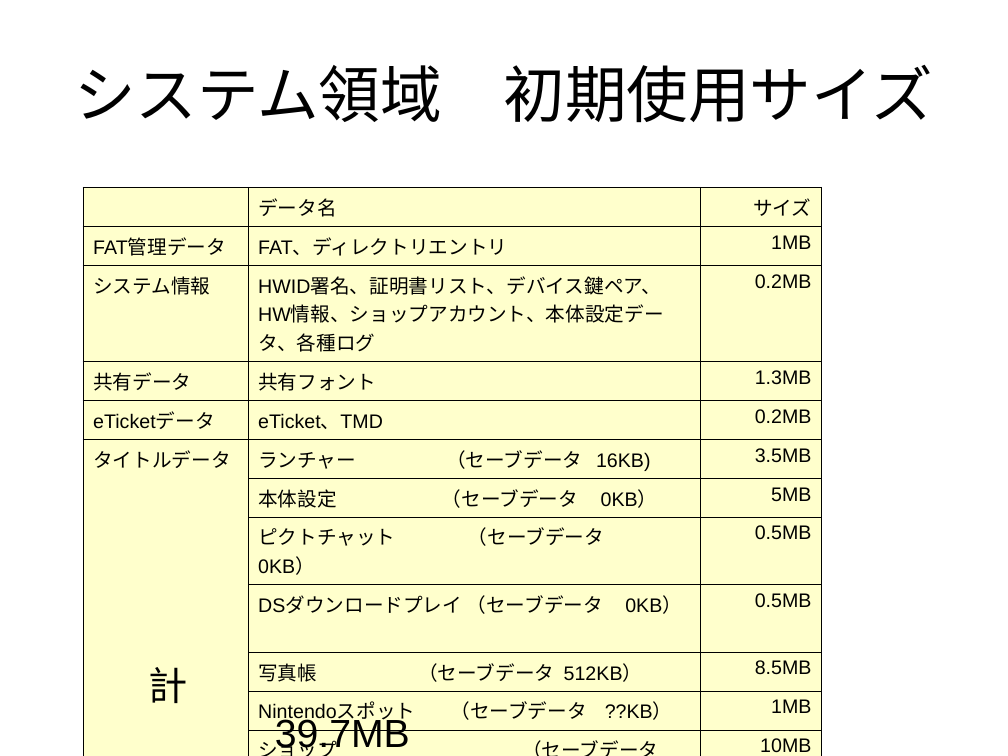
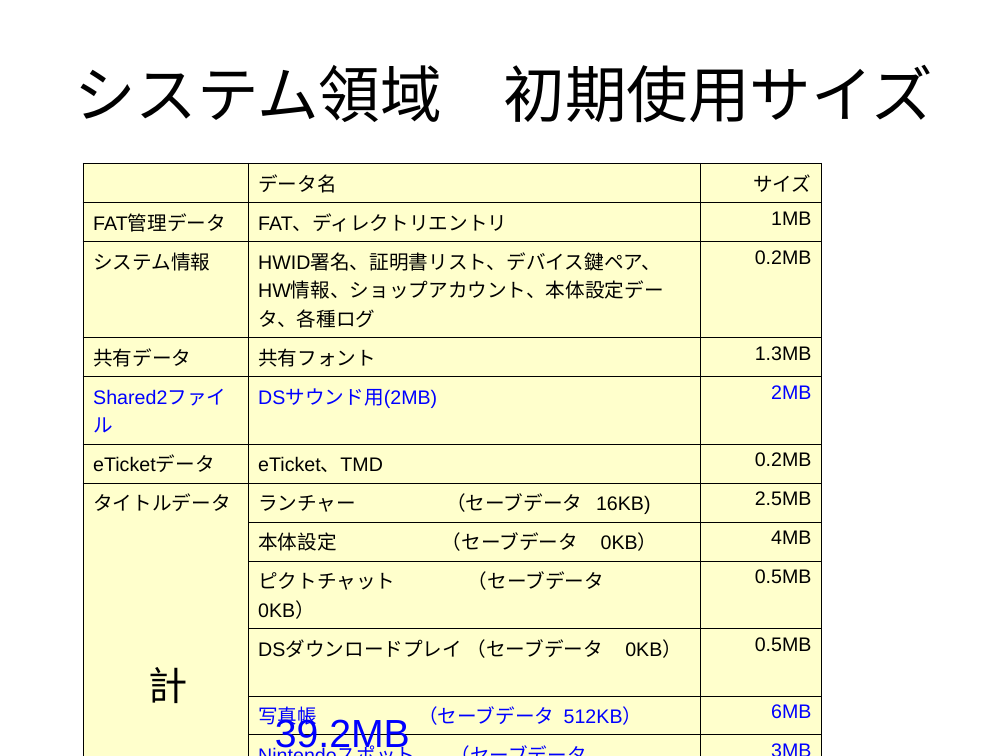
Before and after one commit to rvtr/TwlIPL, a slide deck: slide 5 of docs/NANDシステム領域.ppt. Drawn at 1008x756 pixels with LibreOffice and Linux fonts; fonts in the diff are those of the drawing. Boxes give left, top, right and bottom in pixels: in the first picture for what was removed or moved away, otherwise in the second. Text is boxed around its words. In the diff, an @@ line names an element or a change of style, - is before the commit and + after.

```diff
--- a/docs/NANDシステム領域.ppt
+++ b/docs/NANDシステム領域.ppt
@@ table at (84,163,822,733) @@
+row 5: Shared2ファイル | DSサウンド用(2MB) | 2MB
-row 7, column 3: 3.5MB
+row 7, column 3: 2.5MB
-row 8, column 3: 5MB
+row 8, column 3: 4MB
-row 11, column 3: 8.5MB
+row 11, column 3: 6MB
-row 12, column 2: Nintendoスポット （セーブデータ ??KB）
+row 12, column 2: Nintendoスポット （セーブデータ Min.1MB）
-row 12, column 3: 1MB
+row 12, column 3: 3MB
@@ table: place and size @@
-table at (84,187,822,756)
+table at (84,163,822,733)
@@ text at (149,667,410,755): text changed; text colour #000000 to #0000FF @@
-計 39.7MB
+計 39.2MB
```
Also in this commit, not shown: 5 other slides changed, 1 slide added, 3 other files.
